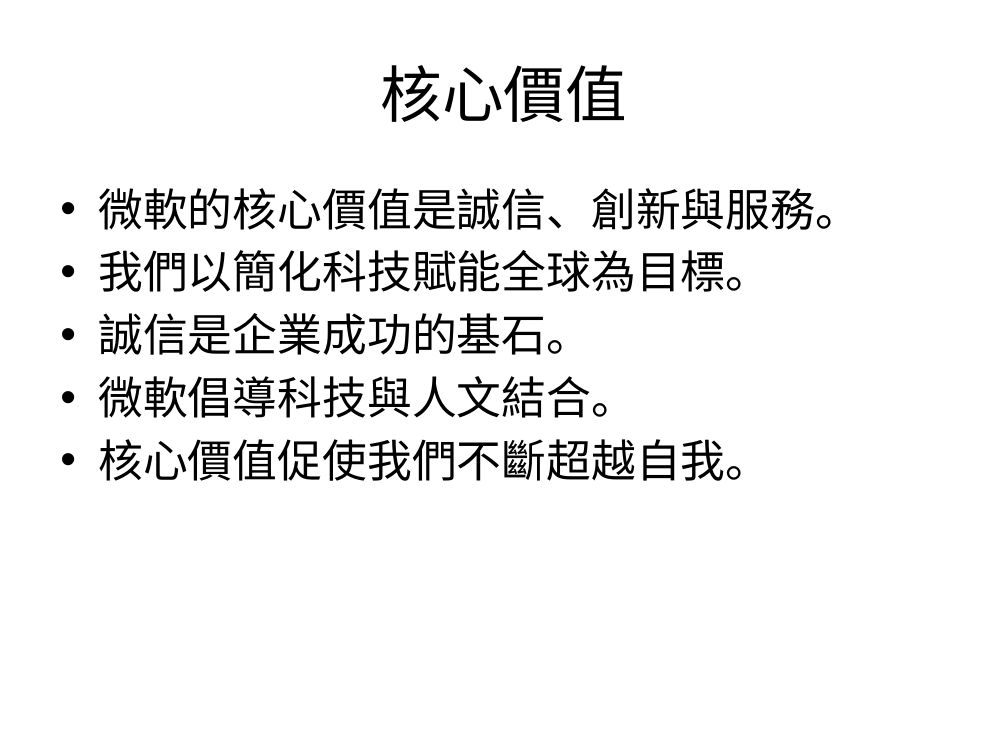
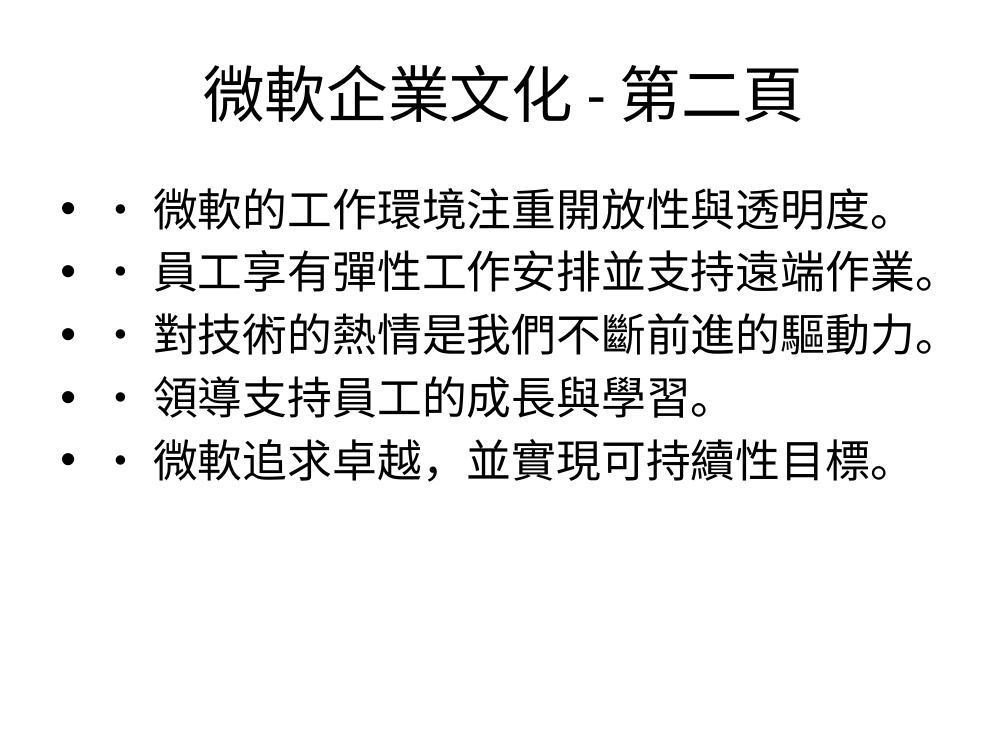
Before and after one commit to ownway22/ai-foundry-agents-samples, a slide deck: slide 2 of examples/mcp/filesystem_example/sample_files/microsoft_culture.pptx. Drawn at 1008x756 pixels with LibreOffice and Linux fonts; fonts in the diff are those of the drawing. Boxes give left, top, right and bottom in pixels: in the first picture for what was removed or moved away, otherwise in the second. Text is boxed around its words. In the diff, an @@ line names an element or a change of style, - is before the commit and + after.

```diff
--- a/examples/mcp/filesystem_example/sample_files/microsoft_culture.pptx
+++ b/examples/mcp/filesystem_example/sample_files/microsoft_culture.pptx
@@ title at (203,65,805,122): text changed @@
-核心價值
+微軟企業文化 - 第二頁
@@ text at (153,188,960,482): text changed @@
-• 微軟的核心價值是誠信、創新與服務。
-• 我們以簡化科技賦能全球為目標。
-• 誠信是企業成功的基石。
-• 微軟倡導科技與人文結合。
-• 核心價值促使我們不斷超越自我。
+• • 微軟的工作環境注重開放性與透明度。
+• • 員工享有彈性工作安排並支持遠端作業。
+• • 對技術的熱情是我們不斷前進的驅動力。
+• • 領導支持員工的成長與學習。
+• • 微軟追求卓越，並實現可持續性目標。
```
Also in this commit, not shown: 4 other slides changed, 1 other file.
